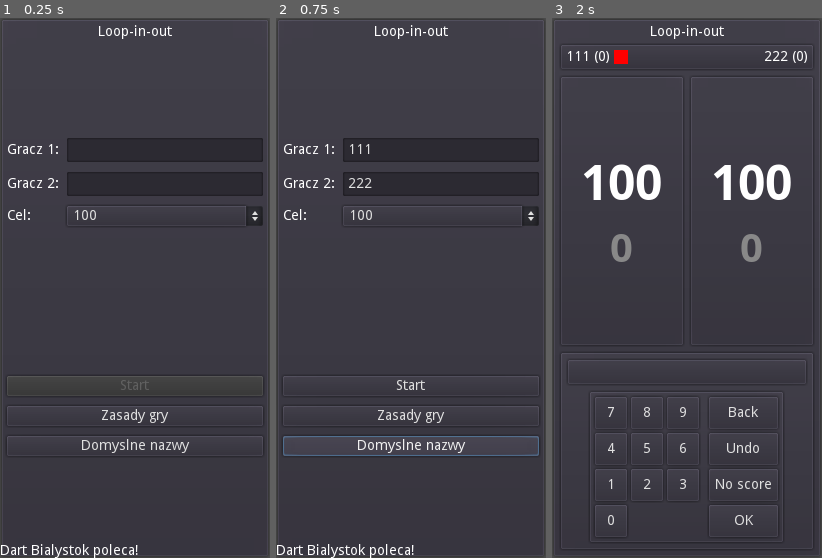
Above: before the commit, frames 1-3 (left to right).
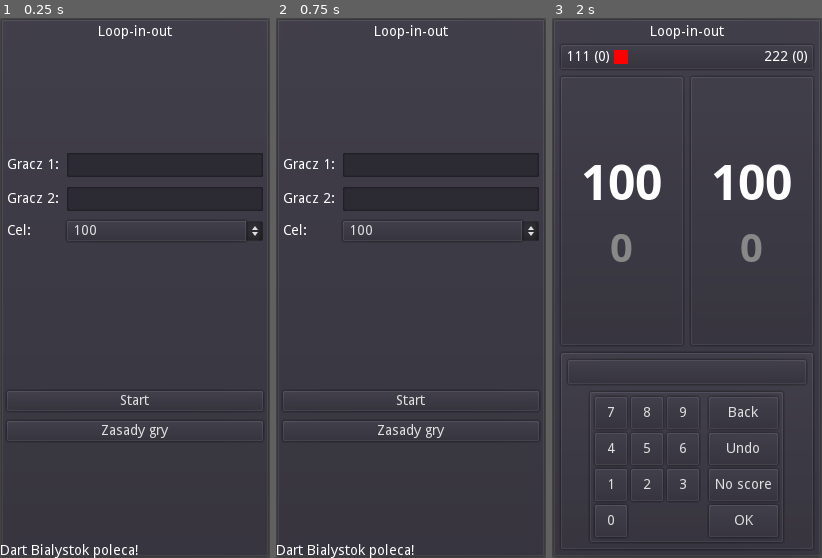
Above: after the commit, the same moments.

Repository: Kiel97/ideal-fortnight
Game: Godot game, scene res://Main.tscn
The game is run twice, just before and just after one commit, with the same random seed, the same clock (stepped at 60 frames per second) and the same inputs.
Inputs (mouse positions are in pixels of both pictures, inside the frame that each line leads up to):
- Up to frame 1 (0.25 s): no input
- Up to frame 2 (0.75 s): click (411, 444) at 0.5 s, where only the run before the commit has a clickable "Domyslne nazwy"
- Up to frame 3 (2 s): click "Start" at 1.25 s

The runs differ from the first frame. In frame 1, 3.7% of the frame differs, in the area x 2-98%, y 22-81%; in frame 2, 4.2%, in the area x 2-98%, y 22-82%; in frame 3, nothing differs.

Commit message:
Remove default names buttons, insert default names on empty textedits

Diff:
--- a/LoopInOut/Main.gd
+++ b/LoopInOut/Main.gd
@@ -5,25 +5,15 @@
 onready var start_btn = $"PanelContainer/VBoxContainer/Body/Buttons/StartButton"
 onready var target_cbx = $"PanelContainer/VBoxContainer/Body/Players Grid/TargetOptionButton"
 
-func _on_DefaultButton_pressed() -> void:
-	insert_defaults()
-	toggle_start_button()
-
 func _on_RulesButton_pressed() -> void:
 	get_tree().change_scene("res://Help.tscn")
 
 func _on_StartButton_pressed() -> void:
+	if not player1.text.strip_edges():
+		player1.text = "111"
+	if not player2.text.strip_edges():
+		player2.text = "222"
 	start_game()
-
-func _on_Player1TextEdit_text_changed(new_text: String) -> void:
-	toggle_start_button()
-
-func _on_Player2TextEdit_text_changed(new_text: String) -> void:
-	toggle_start_button()
-
-func insert_defaults() -> void:
-	player1.text = "111"
-	player2.text = "222"
 
 func start_game() -> void:
 	G.set_player1_name(player1.text)
@@ -34,7 +24,3 @@
 
 func get_target_value() -> int:
 	return int(target_cbx.get_item_text(target_cbx.get_selected_id()))
-
-func toggle_start_button() -> void:
-	start_btn.disabled = player1.text.strip_edges() == ""\
-			or player2.text.strip_edges() == ""
--- a/LoopInOut/Main.tscn
+++ b/LoopInOut/Main.tscn
@@ -24,9 +24,9 @@
 align = 1
 
 [node name="Body" type="VBoxContainer" parent="PanelContainer/VBoxContainer"]
-margin_top = 113.0
+margin_top = 128.0
 margin_right = 256.0
-margin_bottom = 431.0
+margin_bottom = 416.0
 size_flags_vertical = 6
 custom_constants/separation = 150
 
@@ -81,14 +81,13 @@
 [node name="Buttons" type="VBoxContainer" parent="PanelContainer/VBoxContainer/Body"]
 margin_top = 238.0
 margin_right = 256.0
-margin_bottom = 318.0
+margin_bottom = 288.0
 custom_constants/separation = 10
 
 [node name="StartButton" type="Button" parent="PanelContainer/VBoxContainer/Body/Buttons"]
 margin_right = 256.0
 margin_bottom = 20.0
 size_flags_horizontal = 3
-disabled = true
 text = "Start"
 
 [node name="RulesButton" type="Button" parent="PanelContainer/VBoxContainer/Body/Buttons"]
@@ -98,21 +97,11 @@
 size_flags_horizontal = 3
 text = "Zasady gry"
 
-[node name="DefaultButton" type="Button" parent="PanelContainer/VBoxContainer/Body/Buttons"]
-margin_top = 60.0
-margin_right = 256.0
-margin_bottom = 80.0
-size_flags_horizontal = 3
-text = "Domyslne nazwy"
-
 [node name="Footer" type="Label" parent="."]
 anchor_top = 1.0
 anchor_right = 1.0
 anchor_bottom = 1.0
 margin_top = -14.0
 text = "Dart Bialystok poleca!"
-[connection signal="text_changed" from="PanelContainer/VBoxContainer/Body/Players Grid/Player1TextEdit" to="." method="_on_Player1TextEdit_text_changed"]
-[connection signal="text_changed" from="PanelContainer/VBoxContainer/Body/Players Grid/Player2TextEdit" to="." method="_on_Player2TextEdit_text_changed"]
 [connection signal="pressed" from="PanelContainer/VBoxContainer/Body/Buttons/StartButton" to="." method="_on_StartButton_pressed"]
 [connection signal="pressed" from="PanelContainer/VBoxContainer/Body/Buttons/RulesButton" to="." method="_on_RulesButton_pressed"]
-[connection signal="pressed" from="PanelContainer/VBoxContainer/Body/Buttons/DefaultButton" to="." method="_on_DefaultButton_pressed"]
